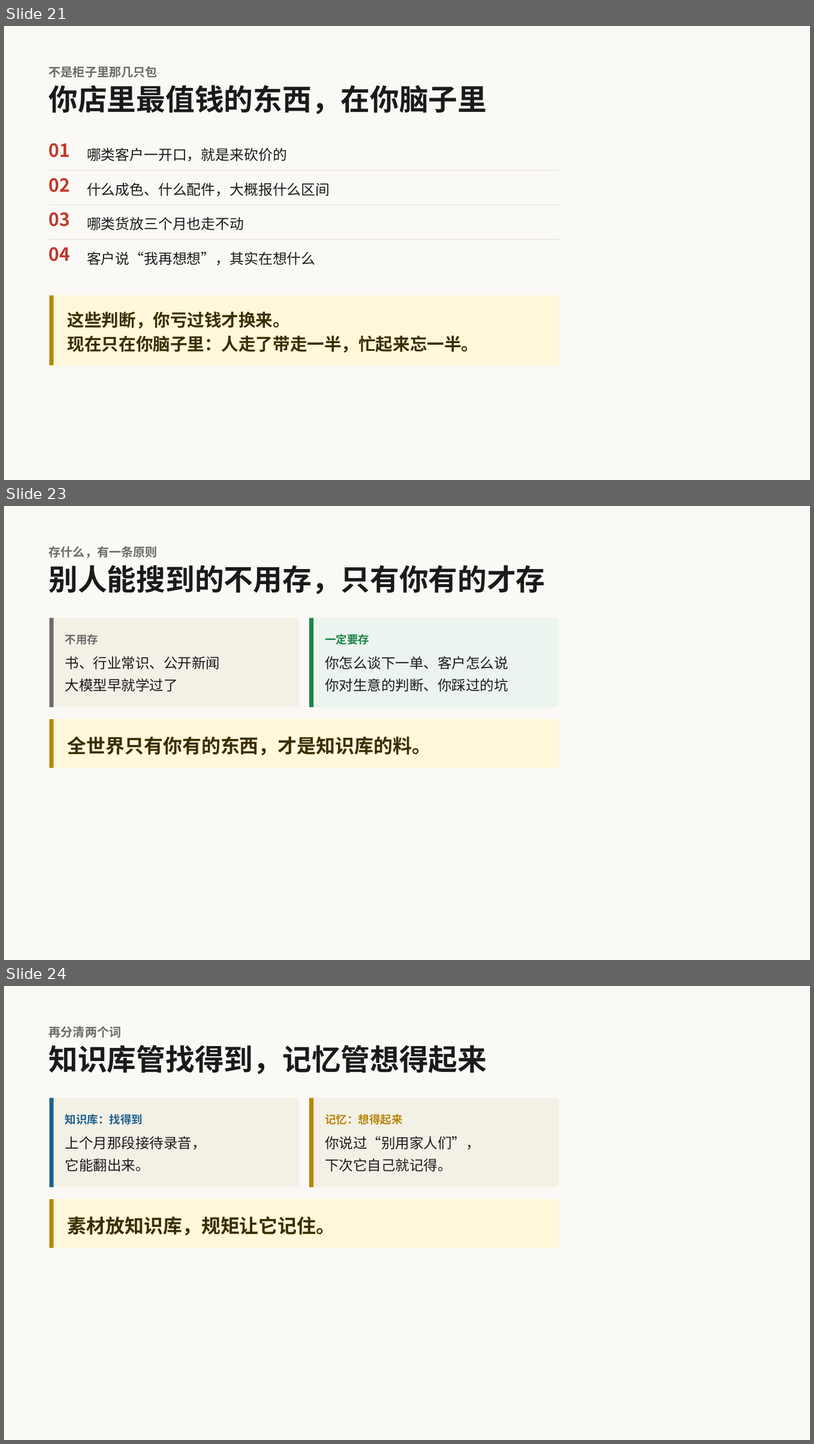
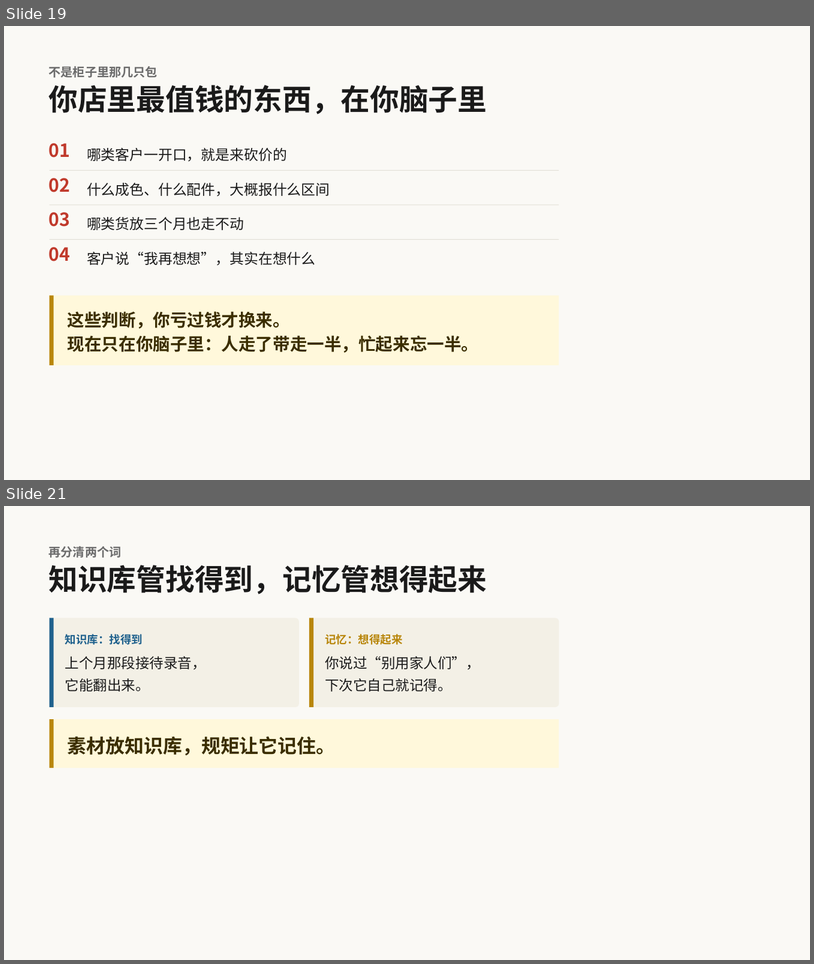
Before and after one commit to yayaaimengzhu-ops/plan, a slide deck: 11-04 先问对再让AI懂你-演示文稿·可编辑.pptx. Shown one above the other, each under a label of ours: slides 21, 23 and 24 before the commit, slides 19 and 21 after it; the slides between them are not shown. The pictures are 814x1444 and 814x964 pixels, drawn with LibreOffice and Linux fonts; fonts in the diff are those of the drawing. Boxes give left, top, right and bottom in pixels: in the first picture for what was removed or moved away, otherwise in the second. Text is boxed around its words. In the diff, an @@ line names an element or a change of style, - is before the commit and + after.

```diff
--- a/11-04 先问对再让AI懂你-演示文稿·可编辑.pptx
+++ b/11-04 先问对再让AI懂你-演示文稿·可编辑.pptx
@@ slide 23 removed at <box>4,506,810,960</box>, background #FAF9F5 @@
@@ text removed at <box>49,546,158,558</box> @@
-存什么，有一条原则
@@ text removed at <box>49,565,546,594</box> @@
-别人能搜到的不用存，只有你有的才存
@@ rounded rectangle removed at <box>50,618,299,707</box> @@
@@ rectangle removed at <box>50,618,54,707</box> @@
@@ rounded rectangle removed at <box>309,618,560,707</box> @@
@@ rectangle removed at <box>309,618,314,707</box> @@
@@ text removed at <box>65,634,98,645</box> @@
-不用存
@@ text removed at <box>325,634,369,645</box> @@
-一定要存
@@ text removed at <box>65,656,221,691</box> @@
-书、行业常识、公开新闻
-大模型早就学过了
@@ text removed at <box>325,656,509,691</box> @@
-你怎么谈下一单、客户怎么说
-你对生意的判断、你踩过的坑
@@ rectangle removed at <box>50,719,560,768</box> @@
@@ rectangle removed at <box>50,719,54,768</box> @@
@@ text removed at <box>68,736,431,756</box> @@
-全世界只有你有的东西，才是知识库的料。
@@ what was slide 21 is now slide 19 @@
@@ what was slide 24 is now slide 21 @@
```
Also in this commit, not shown: 2 slides changed, 2 other slides removed, 1 other file.
